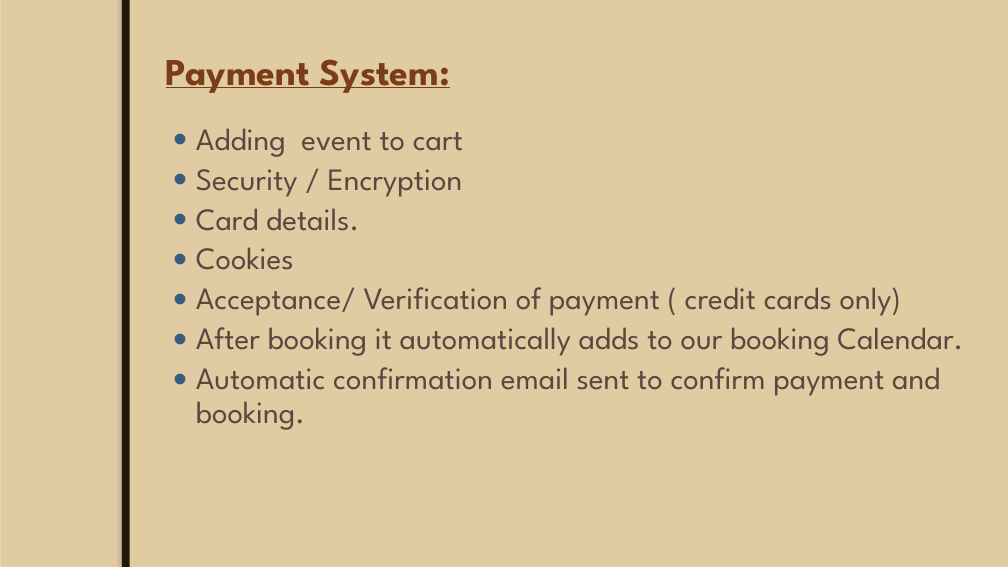
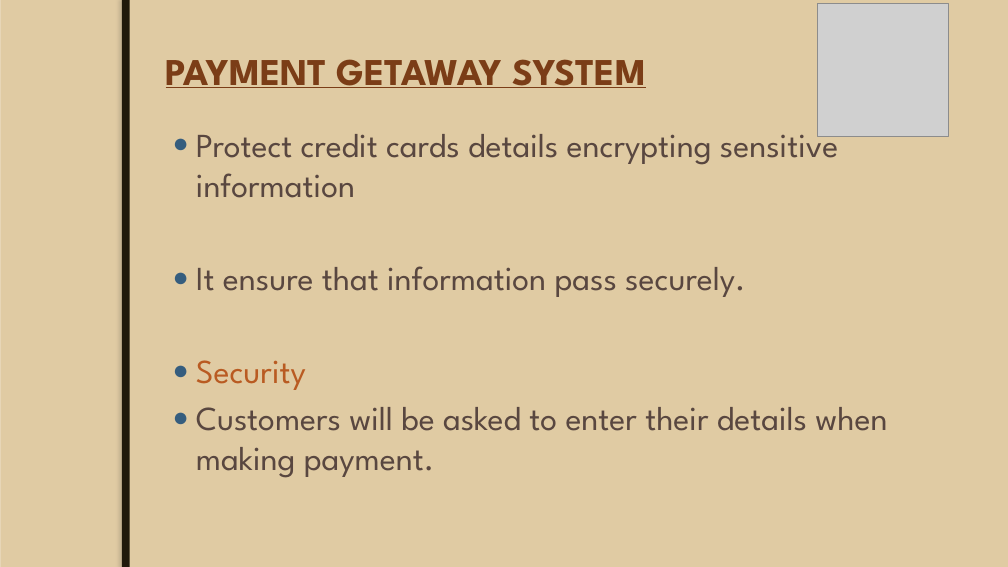
Before and after one commit to JoeyTatu/GoldenYears, a slide deck: slide 6 of Week 8 - Presentation slides/Mid-Term Project.pptx. Drawn at 1008x567 pixels with LibreOffice and Linux fonts; fonts in the diff are those of the drawing; grey boxes stand for pictures; background and template pictures are left out. Boxes give left, top, right and bottom in pixels: in the first picture for what was removed or moved away, otherwise in the second. Text is boxed around its words. In the diff, an @@ line names an element or a change of style, - is before the commit and + after.

```diff
--- a/Week 8 - Presentation slides/Mid-Term Project.pptx
+++ b/Week 8 - Presentation slides/Mid-Term Project.pptx
@@ picture added at box(818, 4, 949, 136) @@
@@ title at box(166, 59, 646, 88): text changed @@
-Payment System:
+PAYMENT GETAWAY SYSTEM
@@ text at box(196, 123, 887, 478): text changed; size 29.6 to 32 pt @@
-● Adding event to cart
-● Security / Encryption
-● Card details.
-● Cookies
-● Acceptance/ Verification of payment ( credit cards only)
-● After booking it automatically adds to our booking Calendar.
-● Automatic confirmation email sent to confirm payment and booking.
+● Protect credit cards details encrypting sensitive information
+● It ensure that information pass securely.
+● Security
+● Customers will be asked to enter their details when making payment.
```
Also in this commit, not shown: 2 slides added, 1 slide removed.
